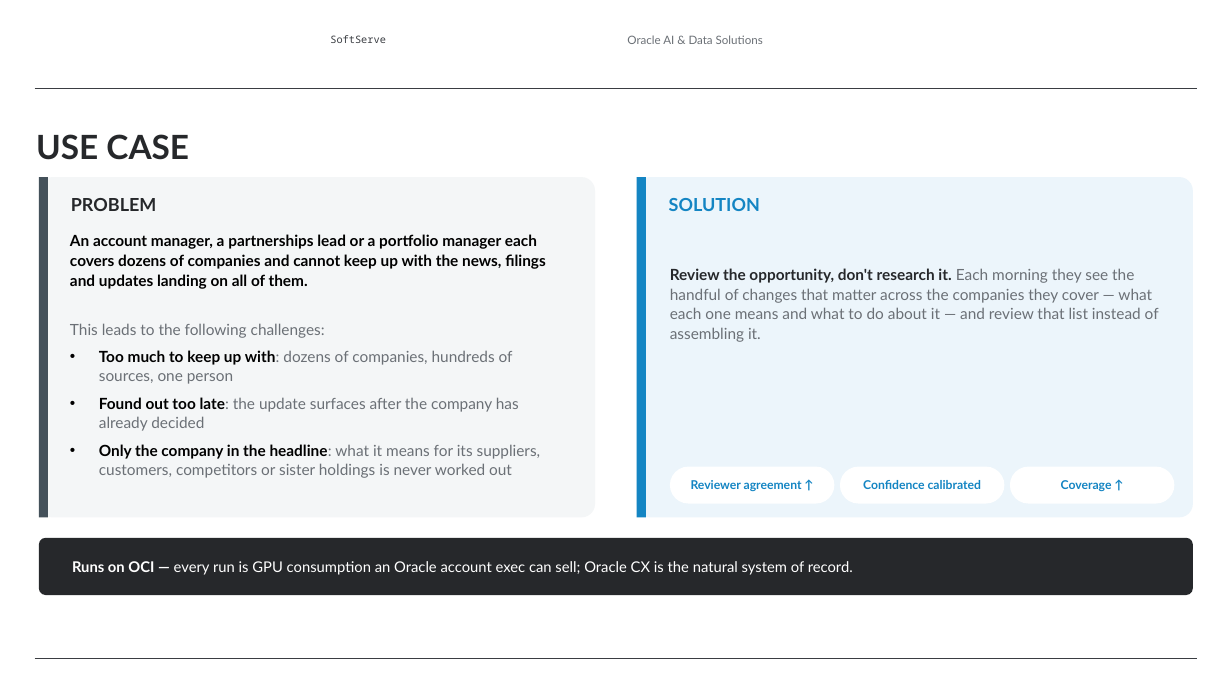
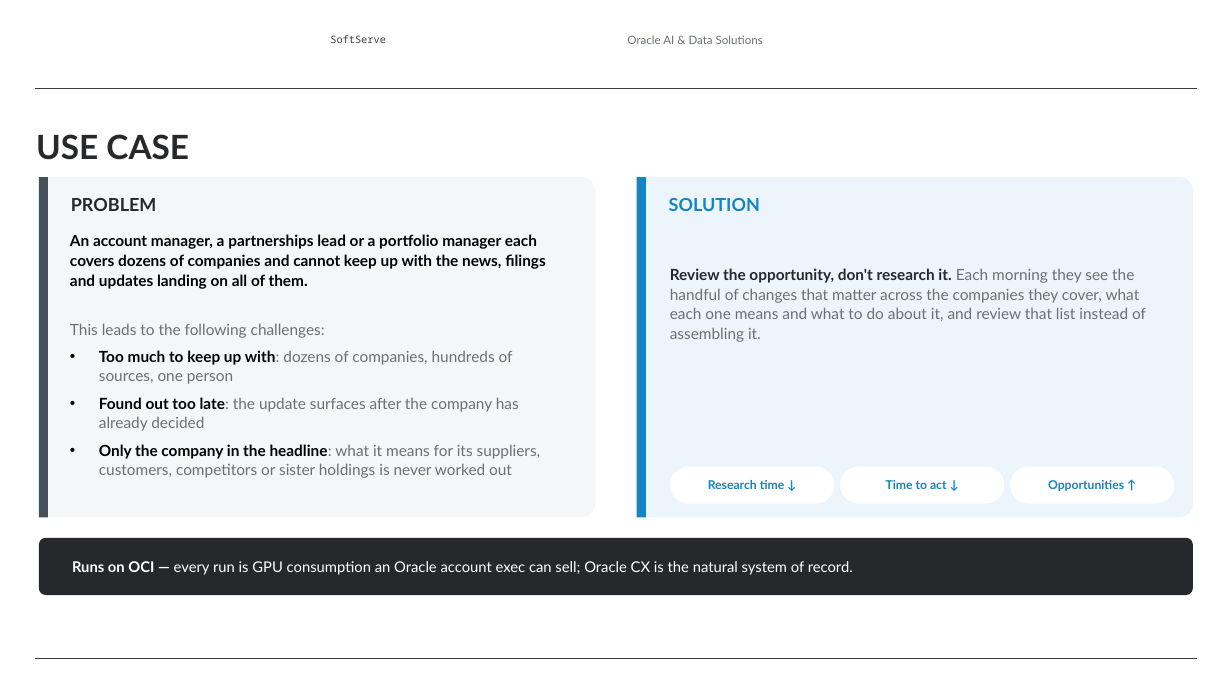
Before and after one commit to alexey-orlov/AO-Personal-OS, a slide deck: slide 2 of outputs/oracle-packs/account-insights/artifacts/account-insights-sales-deck.pptx. Drawn at 1232x693 pixels with LibreOffice and Linux fonts; fonts in the diff are those of the drawing; background and template pictures are left out. Boxes give left, top, right and bottom in pixels: in the first picture for what was removed or moved away, otherwise in the second. Text is boxed around its words. In the diff, an @@ line names an element or a change of style, - is before the commit and + after.

```diff
--- a/outputs/oracle-packs/account-insights/artifacts/account-insights-sales-deck.pptx
+++ b/outputs/oracle-packs/account-insights/artifacts/account-insights-sales-deck.pptx
@@ text at [670, 268, 1146, 342]: text changed @@
-Review the opportunity, don't research it. Each morning they see the handful of changes that matter across the companies they cover — what each one means and what to do about it — and review that list instead of assembling it.
+Review the opportunity, don't research it. Each morning they see the handful of changes that matter across the companies they cover, what each one means and what to do about it, and review that list instead of assembling it.
@@ text at [708, 480, 785, 489]: text changed @@
-Reviewer agreement ↑
+Research time ↓
@@ text at [886, 480, 947, 489]: text changed @@
-Confidence calibrated
+Time to act ↓
@@ text at [1048, 480, 1124, 491]: text changed @@
-Coverage ↑
+Opportunities ↑
```
Also in this commit, not shown: 3 other slides changed, 5 other files.
